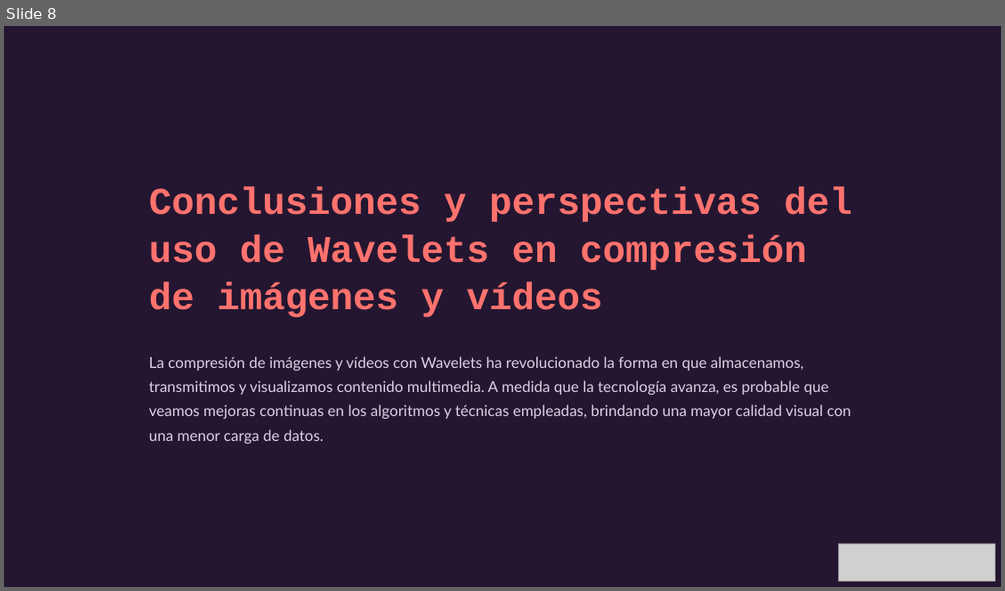
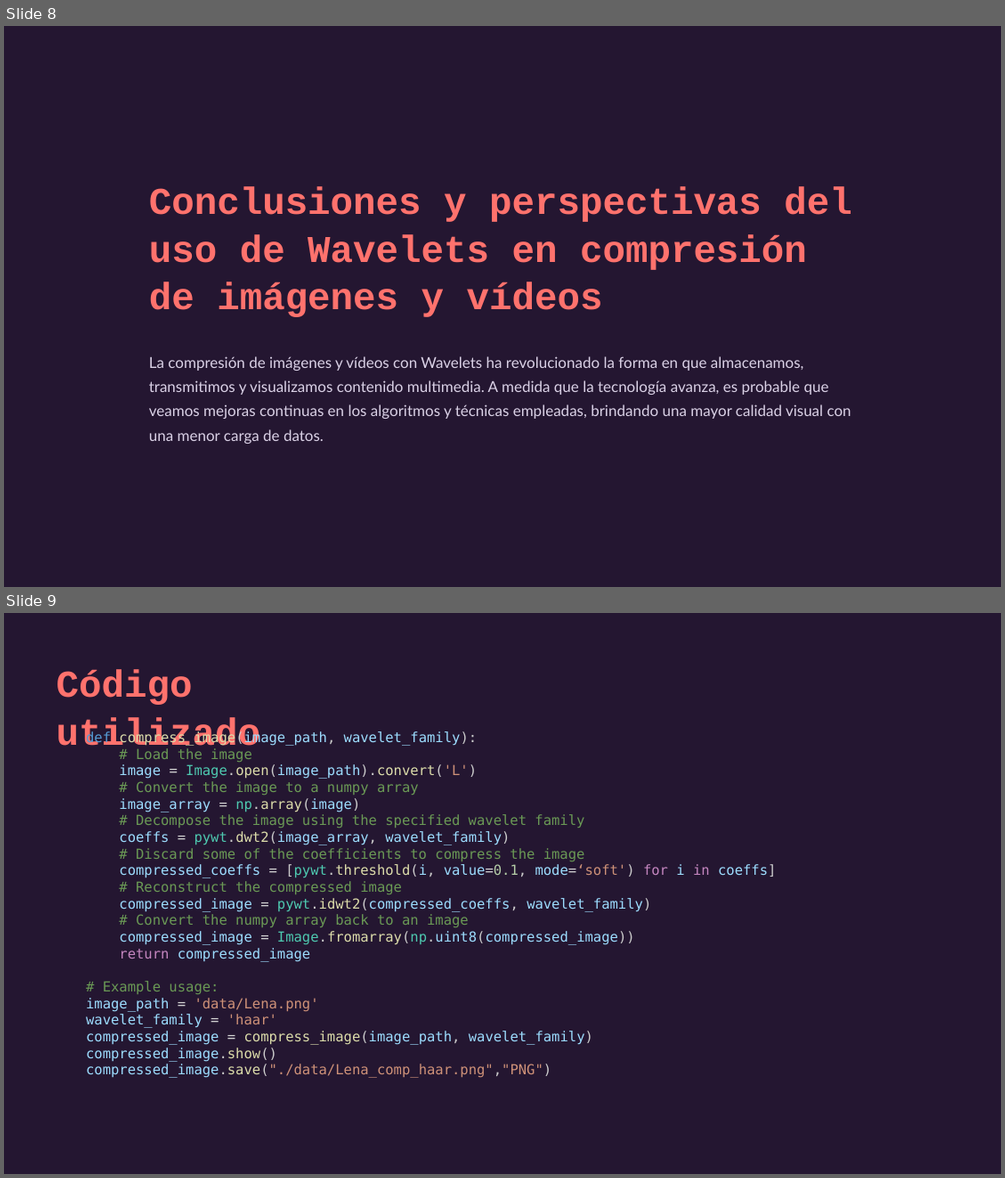
Before and after one commit to arieme1/Trabajo_Comprension_Imagenes, a slide deck: Compresion-de-imagenes-y-videos-via-Wavelets.pptx. Shown one above the other, each under a label of ours: slide 8 before the commit, slides 8 and 9 after it. The pictures are 1005x591 and 1005x1178 pixels, drawn with LibreOffice and Linux fonts; fonts in the diff are those of the drawing; grey boxes stand for pictures. Boxes give left, top, right and bottom in pixels: in the first picture for what was removed or moved away, otherwise in the second. Text is boxed around its words. In the diff, an @@ line names an element or a change of style, - is before the commit and + after.

```diff
--- a/Compresion-de-imagenes-y-videos-via-Wavelets.pptx
+++ b/Compresion-de-imagenes-y-videos-via-Wavelets.pptx
@@ slide 9 added at (4, 613, 1001, 1174), background #FFFFFF @@
@@ rectangle added at (4, 613, 1001, 1174), fill #241631 @@
@@ text added at (57, 670, 260, 755), 43.7 pt, text #FF726D, bold @@
+Código utilizado
@@ text added at (86, 730, 776, 1078), 16 pt, text #9CDCFE @@
+def compress_image(image_path, wavelet_family):
+# Load the image
+image = Image.open(image_path).convert('L')
+# Convert the image to a numpy array
+image_array = np.array(image)
+# Decompose the image using the specified wavelet family
+coeffs = pywt.dwt2(image_array, wavelet_family)
+# Discard some of the coefficients to compress the image
+compressed_coeffs = [pywt.threshold(i, value=0.1, mode=‘soft') for i in coeffs]
+# Reconstruct the compressed image
+compressed_image = pywt.idwt2(compressed_coeffs, wavelet_family)
+# Convert the numpy array back to an image
+compressed_image = Image.fromarray(np.uint8(compressed_image))
+return compressed_image
+# Example usage:
+image_path = 'data/Lena.png'
+wavelet_family = 'haar'
+compressed_image = compress_image(image_path, wavelet_family)
+compressed_image.show()
+compressed_image.save("./data/Lena_comp_haar.png","PNG")
@@ slide 8 changed as well @@
@@ picture removed at (838, 543, 995, 580) @@
```
Also in this commit, not shown: 6 other slides changed, 1 other slide added, 1 slide removed, 1 other file.
